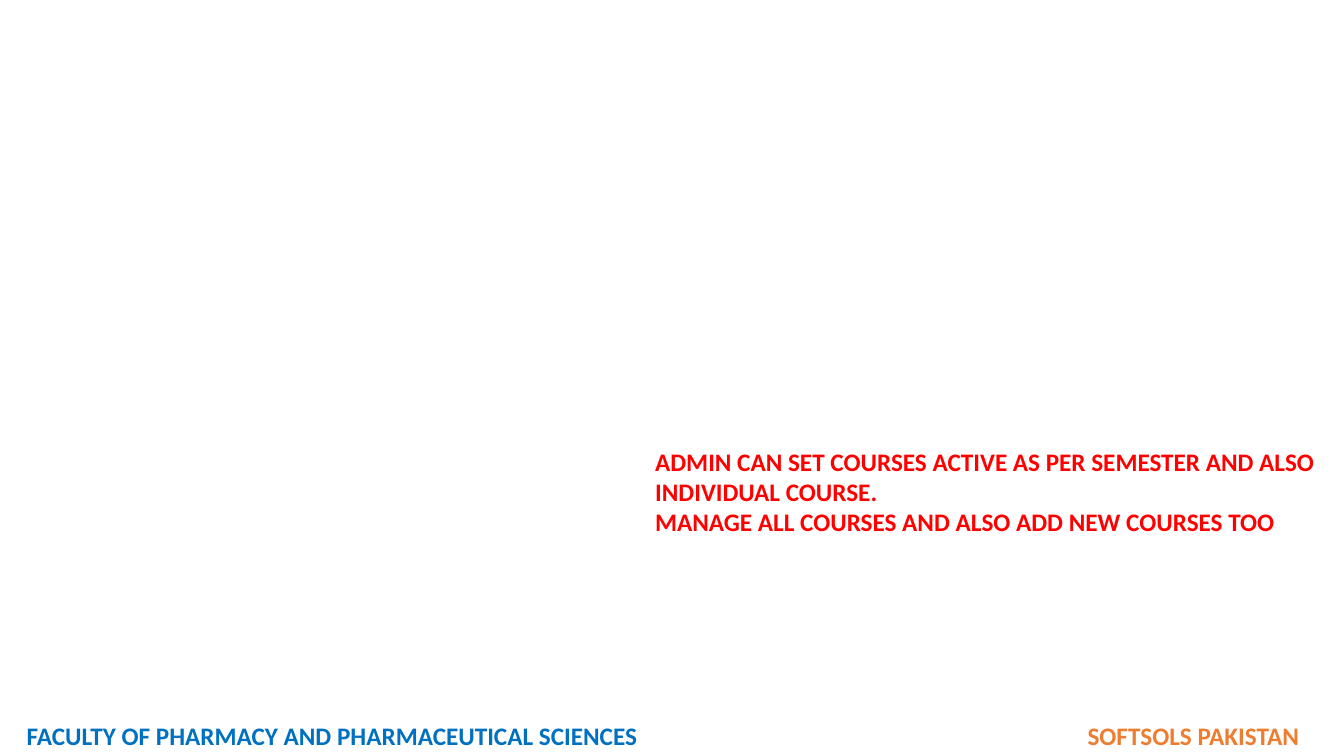
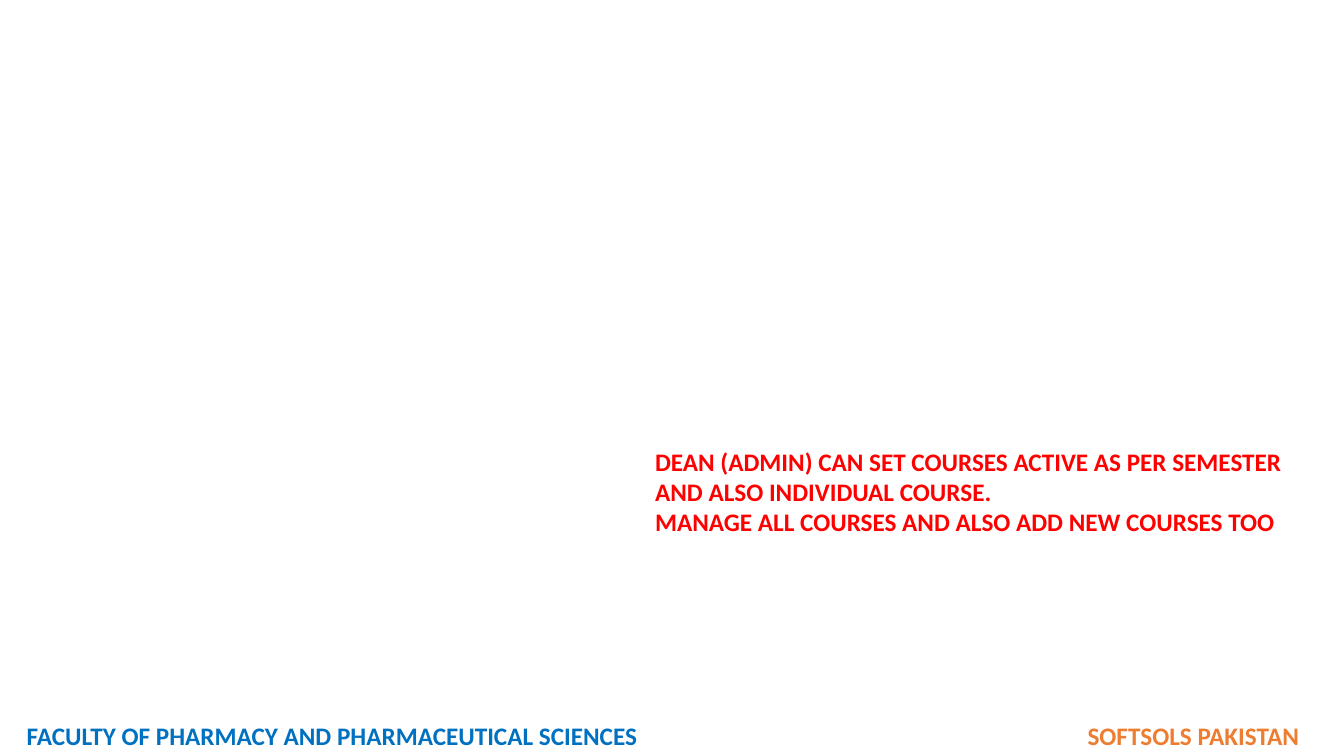
Before and after one commit to softsolspk1/fop, a slide deck: slide 11 of SUPER ADMIN ROLE - DEAN ROLE.pptx. Drawn at 1344x756 pixels with LibreOffice and Linux fonts; fonts in the diff are those of the drawing; background and template pictures are left out. Boxes give left, top, right and bottom in pixels: in the first picture for what was removed or moved away, otherwise in the second. Text is boxed around its words. In the diff, an @@ line names an element or a change of style, - is before the commit and + after.

```diff
--- a/SUPER ADMIN ROLE - DEAN ROLE.pptx
+++ b/SUPER ADMIN ROLE - DEAN ROLE.pptx
@@ text at <box>655,452,1281,502</box>: text changed @@
-ADMIN CAN SET COURSES ACTIVE AS PER SEMESTER AND ALSO INDIVIDUAL COURSE.
+DEAN (ADMIN) CAN SET COURSES ACTIVE AS PER SEMESTER AND ALSO INDIVIDUAL COURSE.
```
Also in this commit, not shown: 2 other slides changed, 3 other files.
